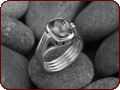
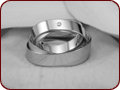
Layers edited between the first and the second 120x90 image:
added layer "border" above "1_1" over [0, 0, 120, 90]
showed "2_4", painted on it over [0, 0, 120, 90]
showed "2_4_hover", painted on it over [0, 0, 120, 90]
hid "3_7" over [0, 0, 120, 90]
hid "3_7_hover" over [0, 0, 120, 90]
added layer "4_1" above "4_1_hover" over [1, 1, 119, 89]
added layer "4_1_hover" above "4_2" over [1, 1, 119, 89]
added layer "4_2" above "4_2_hover" over [1, 1, 119, 89]
added layer "4_2_hover" above "4_3" over [1, 1, 119, 89]
added layer "4_3" above "4_3_hover" over [1, 1, 119, 89]
added layer "4_3_hover" above "4_4" over [1, 1, 119, 89]
added layer "4_4" above "4_4_hover" over [1, 1, 119, 89]
added layer "4_4_hover" over [1, 1, 119, 89]
